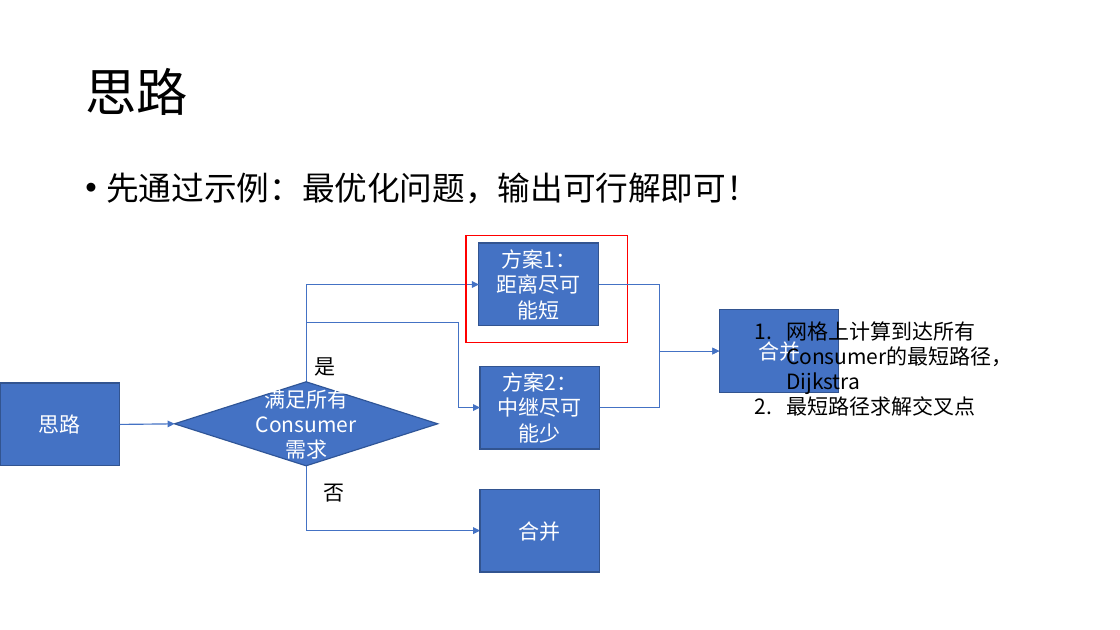
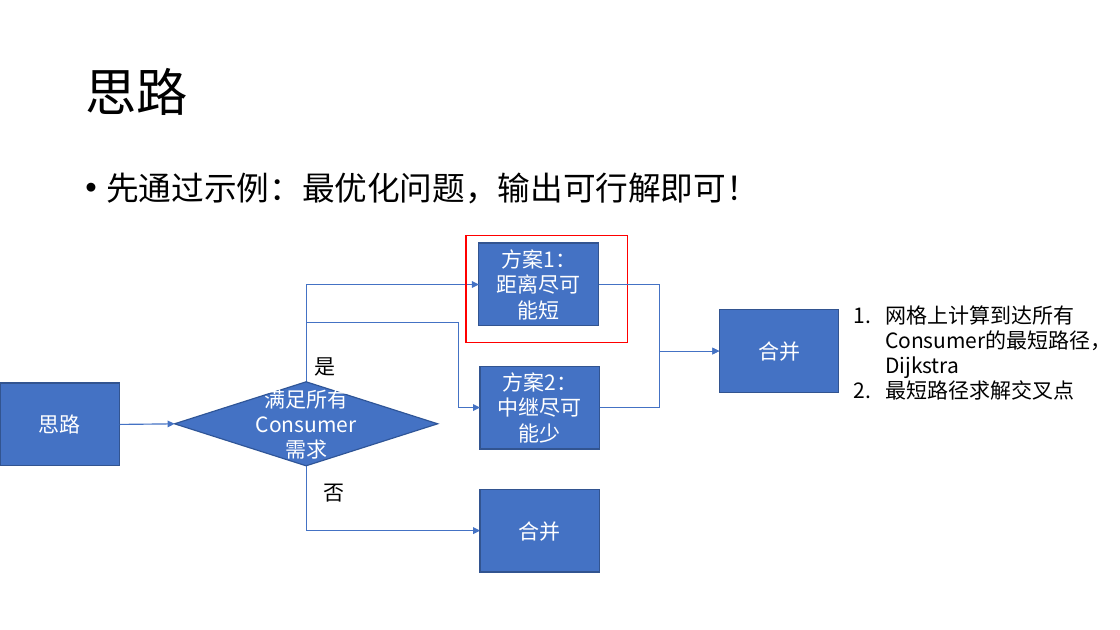
Before and after one commit to HuangDDU/hzy_algorithm, a slide deck: slide 5 of huawei/示例输入输出.pptx. Drawn at 1120x630 pixels with LibreOffice and Linux fonts; fonts in the diff are those of the drawing. Boxes give left, top, right and bottom in pixels: in the first picture for what was removed or moved away, otherwise in the second. Text is boxed around its words. In the diff, an @@ line names an element or a change of style, - is before the commit and + after.

```diff
--- a/huawei/示例输入输出.pptx
+++ b/huawei/示例输入输出.pptx
@@ text "网格上计算到达所有Consumer的最短路径，Dijkstra": place and size @@
-text "网格上计算到达所有Consumer的最短路径，Dijkstra" at (786, 318, 1013, 416)
+text "网格上计算到达所有Consumer的最短路径，Dijkstra" at (885, 305, 1112, 400)
```
Also in this commit, not shown: 2 other slides changed, 1 other file.
